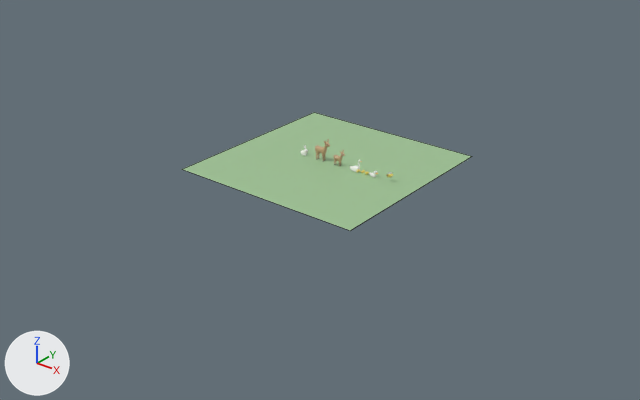
A saved change to the Blender file BlenderWork/InteriorProps/critters.blend.
Rendered twice from a camera (50 mm lens) standing at (29.1, -37.3, 20.5) and looking at (0.3, -1.3, -1.8). Every picture has the same lights, and +X, +Y and +Z are marked at lower left. The first picture is the older version. Mesh edges are drawn as thin lines on the coarser meshes.

Before the edit, the objects in view are built like this:
```python
me_ground = bpy.data.meshes.new('Ground')
me_ground.from_pydata([(-6.0, -6.0, 0.0), (6.0, -6.0, 0.0), (-6.0, 6.0, 0.0), (6.0, 6.0, 0.0)], [], [(0, 1, 3, 2)])
me_ground.materials.append(mat_g)  # greyish green #a0c495
ob_ground = bpy.data.objects.new('Ground', me_ground)
ob_ground.location = (0.0, 0.0, 0.0)
```
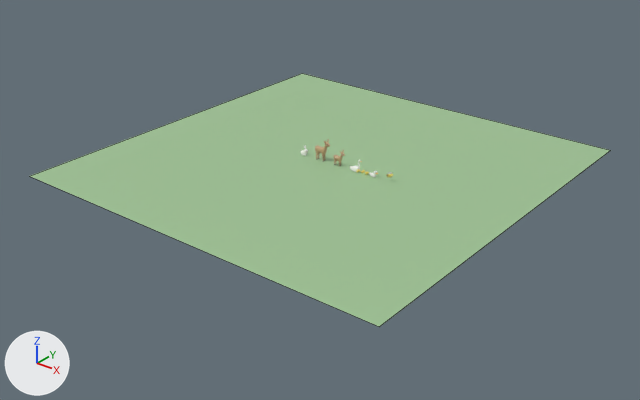
Location of each change, (x1, y1, x2, y2) in pixels of the pictures (640 x 400 px):
'Ground', reshaped (100% wider, 114% taller)
    before: (182, 112, 472, 230)
    after: (30, 73, 611, 327)

The edits, one by one:
me_ground is used by ob_ground; location (0.0, 0.0, 0.0).
me_ground had 4 vertices, 1 face and spanned x -6.0..6.0, y -6.0..6.0, z 0.0.
me_ground now has 4 vertices, 1 face and spans x -12.0..12.0, y -12.0..12.0, z 0.0.
Part 1, on me_ground:
Vertex 0 of me_ground moves from (-6.0, -6.0, 0.0) at pixel (181, 169) to (-12.0, -12.0, 0.0) at pixel (29, 176).
Vertex 1 of me_ground moves from (6.0, -6.0, 0.0) at pixel (350, 230) to (12.0, -12.0, 0.0) at pixel (379, 326).
Vertex 2 of me_ground moves from (-6.0, 6.0, 0.0) at pixel (314, 112) to (-12.0, 12.0, 0.0) at pixel (302, 73).
Vertex 3 of me_ground moves from (6.0, 6.0, 0.0) at pixel (472, 156) to (12.0, 12.0, 0.0) at pixel (610, 150).
